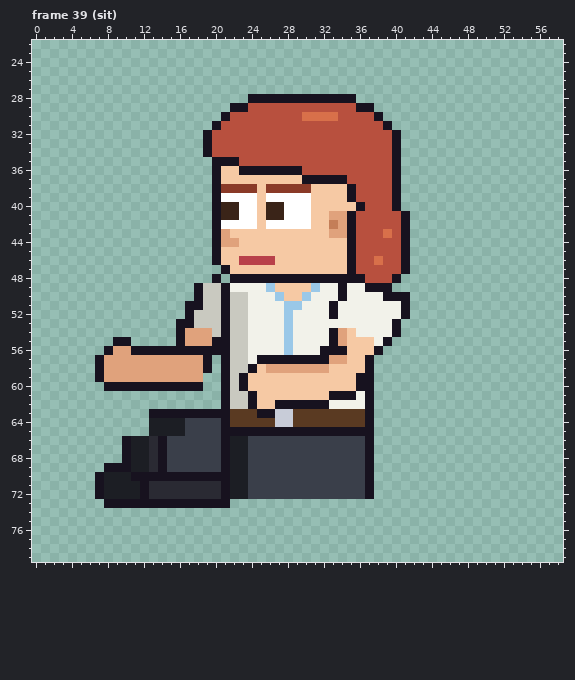
Two versions of one pixel-art file, sprites/clients/client_dentdoc_b_left_anim.aseprite. Above is the file before it was changed.
64x80 pixels, 129 frames. Colours within 5 levels of each other are drawn and written as one. Shown: frame 39 (sit): x 0..58, y 22..79. The old version is drawn lined up with the new one. The commit also changed other frames, which this record leaves out.
Once edited:
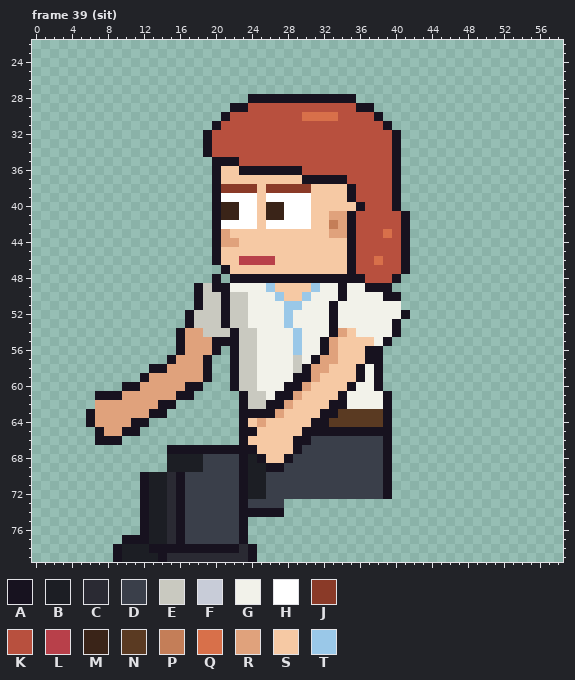
Palette (. is transparent): A #17121f  B #1c1e24  C #2a2a33  D #3a3f4a  E #c9c9c0  F #c8ccd8  G #f2f2ea  H #ffffff  J #8a3a28  K #b8503e  L #b8404a  M #3a2418  N #5a3a22  P #c47e58  Q #d8704a  R #e0a27c  S #f6c9a4  T #9ac8e8
Edits made:
whole drawing moved by -2,-6 (the old picture is shown already moved)
--- frame 39 (sit)
@@ x 4..43 @@
 48 ................A.AAAAAAAAAAAAAAAKKKA...
-49 ..............AEEAGGGGTSSSSTGGAGGAAA....
-50 ..............AEEAEEGGGTSSTGGGAGGGGAAA..
-51 .............AAEEAEEGGGGTTGGGAGGGGGGGA..
+49 ..............AEAAGGGGTSSSSTGGAGGAAA....
+50 ..............AEEAEEGGGTSSTGGGAGGGGAA...
+51 ..............AEEAEEGGGGTTGGGAGGGGGGG...
 52 .............AEEEAEEGGGGTGGGGAGGGGGGGA..
-53 ............AAEEEAEEGGGGTGGGGGGGGGGGA...
-54 ............ARRREAEEGGGGTGGGGARSGGGGA...
-55 .....AA.....ARRRAAEEGGGGTGGGGARSSSGA....
-56 ....ARRAAAAAAAAAAAEEGGGGTGGGAAASSSA.....
-57 ...ARRRRRRRRRRRA.AEEGAAAAAAAARRSSA......
-58 ...ARRRRRRRRRRRA.AEEASRRRRRRRSSSSA......
-59 ...ARRRRRRRRRRR..AEASSSSSSSSSSSSAA......
-60 ....AAAAAAAAAAA..AEASSSSSSSSSSSSAA......
-61 .................AEEASSSSSSSSAAAGA......
-62 .................AEEASSAAAAAAGGGGA......
-63 .........AAAAAAAAANNNAAFFNNNNNNNNA......
-64 .........BBBBDDDDANNNNNFFNNNNNNNNA......
-65 .........BBBBDDDDAAAAAAAAAAAAAAAAA......
-66 ......ABBCADDDDDDABBDDDDDDDDDDDDDA......
-67 ......ABBCADDDDDDABBDDDDDDDDDDDDDA......
-68 ......ABBCADDDDDDABBDDDDDDDDDDDDDA......
-69 ....AAABBCADDDDDDABBDDDDDDDDDDDDDA......
-70 ...ABBBAAAAAAAAAAABBDDDDDDDDDDDDDA......
-71 ...ABBBBACCCCCCCCABBDDDDDDDDDDDDDA......
-72 ...ABBBBACCCCCCCCABBDDDDDDDDDDDDDA......
-73 ....AAAAAAAAAAAAAA......................
-74 ........................................
-75 ........................................
-76 ........................................
-77 ........................................
-78 ........................................
-79 ........................................
+53 .............AEEEAEEGGGGTGGGGAGGGGGGA...
+54 ............ARREEEAEEGGGGTGGGARSGGGGA...
+55 ............ARRRAAAEEGGGGTGGARSSSSGA....
+56 ............ARRRA.AEEGGGGTGGARSSSAA.....
+57 ...........ARRRA..AEEGGGGEGARRSSSAA.....
+58 .........AARRRRA..AEEGGGGEARRSSSAGA.....
+59 ........ARRRRRRA..AEEGGGGAARSSSSAGA.....
+60 ......AARRRRRAA...AEEGGGAARSSSSAGGA.....
+61 ...AAARRRRRRAA.....AEEGAARSSSSAGGGGA....
+62 ...RRRRRRRAA.......AEEAARSSSSAAGGGGA....
+63 ..ARRRRRRAA........AAAARSSSSAANNNNNA....
+64 ..ARRRRAA..........ASRSSSSSAANNNNNNA....
+65 ...ARRAA...........AASSSSSAAAAAAAAAA....
+66 ...AAA.............ASSSSSAADDDDDDDDA....
+67 ...........AAAAAAAAAASSSSADDDDDDDDDA....
+68 ...........BBBBDDDDABASSADDDDDDDDDDA....
+69 ...........BBBBDDDDABBAADDDDDDDDDDDA....
+70 ........ABBCADDDDDDABBDDDDDDDDDDDDDA....
+71 ........ABBCADDDDDDABBDDDDDDDDDDDDDA....
+72 ........ABBCADDDDDDABBDDDDDDDDDDDDDA....
+73 ........ABBCADDDDDDADDDD................
+74 ........ABBCADDDDDDAAAAA................
+75 ........ABBCADDDDDDA....................
+76 ........ABBCADDDDDDA....................
+77 ......AAABBCADDDDDDA....................
+78 .....ABBBAAAAAAAAAACA...................
+79 .....ABBBBACCCCCCCCCA...................
Where, in picture pixels (left, top, right, bottom), the same in both pictures:
changed: (86, 283, 392, 562)
erased: (401, 292, 410, 310)
